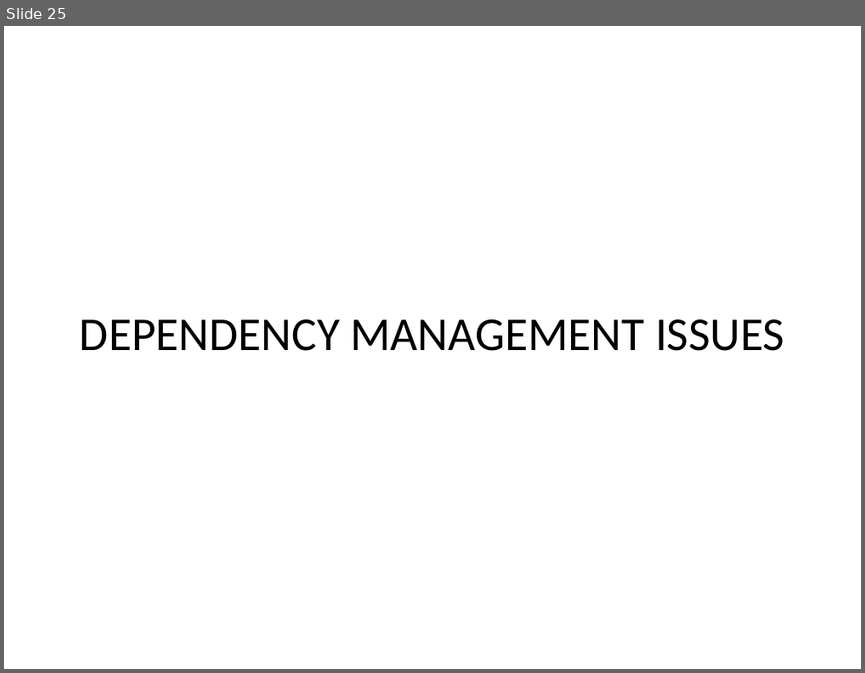
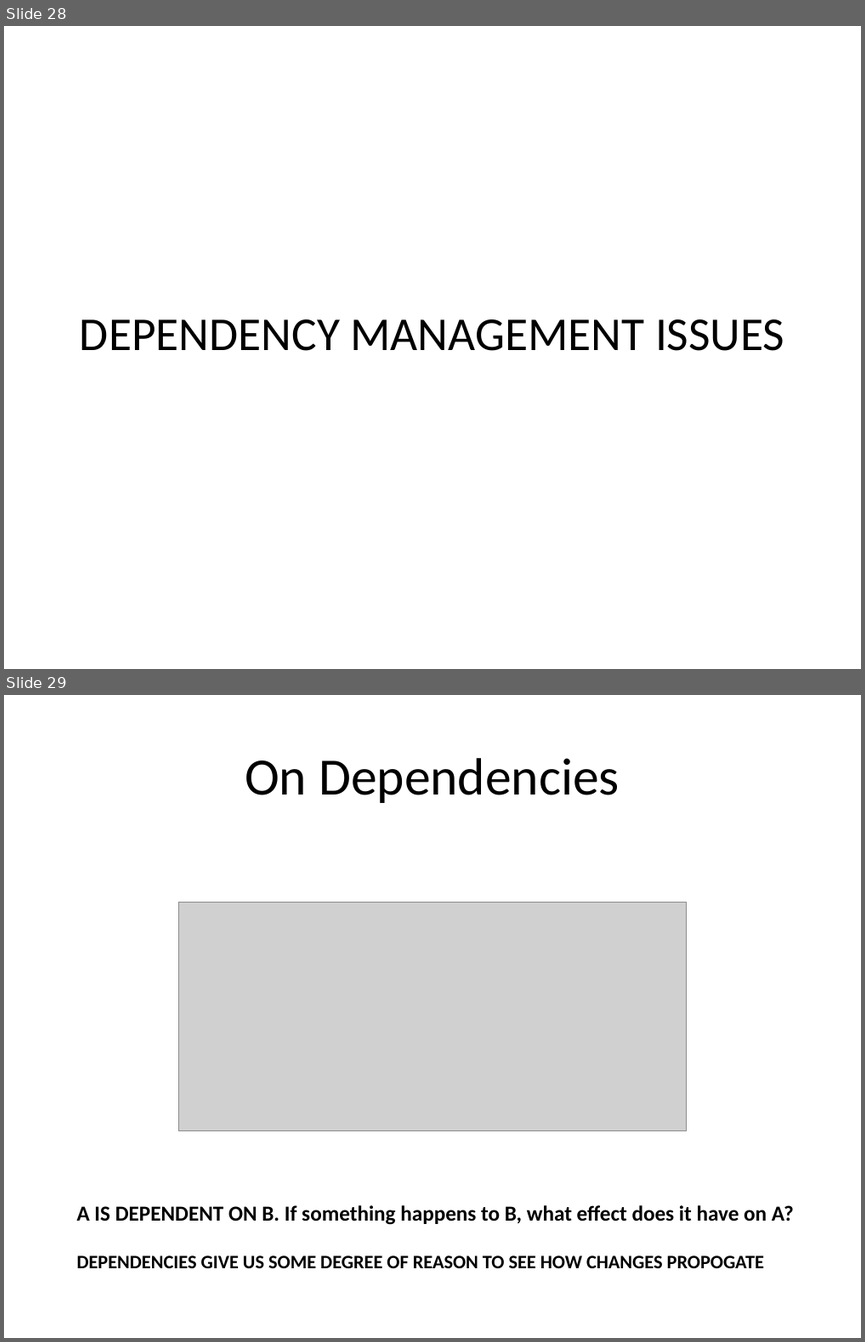
Before and after one commit to sameeri/solid, a slide deck: SOLID Principles of OOD v2.pptx. Shown one above the other, each under a label of ours: slide 25 before the commit, slides 28 and 29 after it. The pictures are 865x673 and 865x1342 pixels, drawn with LibreOffice and Linux fonts; fonts in the diff are those of the drawing; grey boxes stand for pictures. Boxes give left, top, right and bottom in pixels: in the first picture for what was removed or moved away, otherwise in the second. Text is boxed around its words. In the diff, an @@ line names an element or a change of style, - is before the commit and + after.

```diff
--- a/SOLID Principles of OOD v2.pptx
+++ b/SOLID Principles of OOD v2.pptx
@@ slide 29 added at [4, 695, 861, 1338], background #FFFFFF @@
@@ title added at [245, 758, 619, 803], 44 pt, text #000000 @@
+On Dependencies
@@ picture added at [179, 902, 686, 1131] @@
@@ text added at [77, 1205, 794, 1225], 18 pt, text #000000, bold @@
+A IS DEPENDENT ON B. If something happens to B, what effect does it have on A?
@@ text added at [77, 1255, 764, 1268], 16 pt, text #000000, bold @@
+DEPENDENCIES GIVE US SOME DEGREE OF REASON TO SEE HOW CHANGES PROPOGATE
@@ what was slide 25 is now slide 28 @@
```
Also in this commit, not shown: 9 slides changed, 11 other slides added, 1 slide removed.
